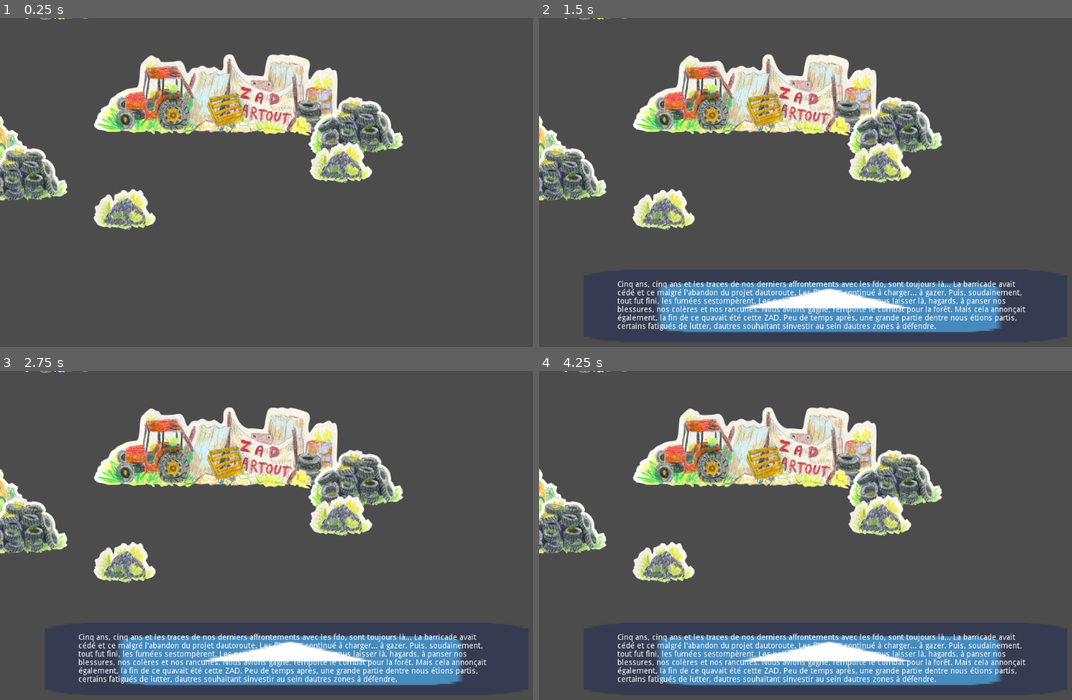
Above: before the commit, frames 1-4 (two rows, left to right).
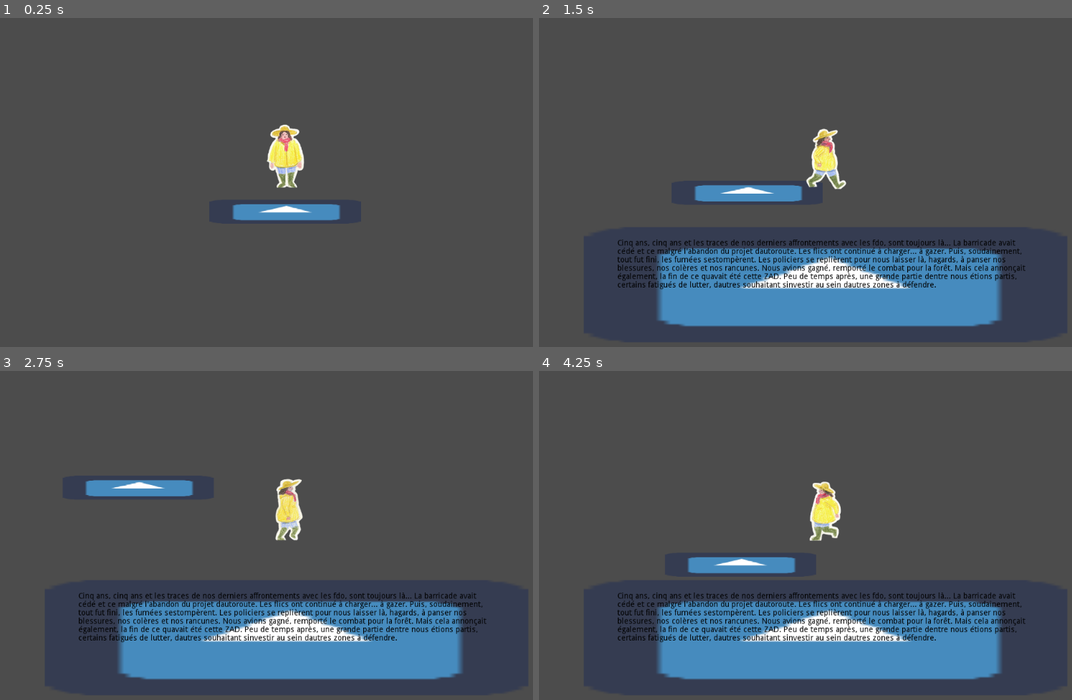
Above: after the commit, the same moments.

Repository: Paulette005/GGJ2021-ZAD
Game: Godot game, scene res://DGodot/scenes/ScenePrincipale_Zad.tscn
Same seed, same stepped clock (60 frames per second), same inputs: the game is played once before the commit and once after it. The engine's default icon, where the game draws it, is replaced by a stand-in: a white triangle on a blue panel in a dark square.
Inputs:
- Up to frame 1 (0.25 s): no input
- Up to frame 2 (1.5 s): tap Enter (ui_accept) at 0.5, 0.77 s; hold Right (ui_right) 0.53-1.28 s; hold Down (ui_down) from 1.28 s (still down)
- Up to frame 3 (2.75 s): tap Enter (ui_accept) at 1.52 s; release Down (ui_down) at 2.03 s; hold Right (ui_right) from 2.03 s (still down)
- Up to frame 4 (4.25 s): release Right (ui_right) at 2.78 s; hold Up (ui_up) 2.78-3.53 s; tap Enter (ui_accept) at 3.02, 3.77 s; hold Left (ui_left) from 3.53 s (still down)

The runs differ from the first frame. In frame 1, 15% of the frame differs, in the area x 0-76%, y 0-65%; in frame 2, 29%; in frame 3, 29%; in frame 4, 29%, in the area x 0-92%, y 0-96%.
Error before the commit: Invalid get index 'global_position' (on base: 'null instance'). (res://DGodot/scripts/Camera2D.gd:10)

Commit message:
rajout

Diff:
--- a/DGodot/scenes/BoiteDialogues.tscn
+++ b/DGodot/scenes/BoiteDialogues.tscn
@@ -15,7 +15,7 @@
 anchor_right = 1.0
 anchor_bottom = 1.0
 margin_left = 80.0
-margin_top = -150.0
+margin_top = -226.0
 margin_right = -80.0
 margin_bottom = -20.0
 script = ExtResource( 2 )
@@ -37,9 +37,10 @@
 anchor_right = 1.0
 anchor_bottom = 0.5
 margin_left = 60.0
-margin_top = -45.0
+margin_top = -81.0
 margin_right = -60.0
-margin_bottom = 45.0
+margin_bottom = 83.0
+custom_colors/default_color = Color( 0, 0, 0, 1 )
 bbcode_text = "Voici du texte pour faire un test."
 text = "Voici du texte pour faire un test."
 __meta__ = {
--- a/DGodot/scenes/Player.tscn
+++ b/DGodot/scenes/Player.tscn
@@ -37,7 +37,7 @@
 [node name="CollisionPolygon2D" type="CollisionPolygon2D" parent="."]
 position = Vector2( 2.56079, -21.9952 )
 scale = Vector2( 1.13946, 3.10827 )
-polygon = PoolVector2Array( 6.65417, 2.19011, 23.6439, 8.56126, -1.12241, 9.87706, -23.7858, 8.32529, -9.1557, 1.01027 )
+polygon = PoolVector2Array( 11.2204, -1.32135, 18.2571, 8.4238, -1.28938, 8.71042, -21.6178, 7.70724, -14.1901, -1.03473 )
 
 [node name="Marche" type="AudioStreamPlayer" parent="."]
 stream = ExtResource( 10 )
--- a/DGodot/scenes/ScenePrincipale_Zad.tscn
+++ b/DGodot/scenes/ScenePrincipale_Zad.tscn
@@ -7,11 +7,12 @@
 [ext_resource path="res://DGodot/scenes/BoiteDialogues.tscn" type="PackedScene" id=5]
 [ext_resource path="res://DGodot/scripts/Interactions.gd" type="Script" id=6]
 [ext_resource path="res://DGodot/scripts/RetourMenu.gd" type="Script" id=7]
-[ext_resource path="res://DGodot/scenes/Souvenirs/Ruines.tscn" type="PackedScene" id=8]
+[ext_resource path="res://DGodot/scenes/Souvenirs/Ruines_Remise.tscn" type="PackedScene" id=8]
 [ext_resource path="res://DGodot/scenes/Souvenirs/Habitations.tscn" type="PackedScene" id=9]
 [ext_resource path="res://DGodot/scenes/Souvenirs/FourPain.tscn" type="PackedScene" id=10]
-[ext_resource path="res://DGodot/scenes/Souvenirs/RuinesChampi.tscn" type="PackedScene" id=11]
+[ext_resource path="res://DGodot/scenes/Souvenirs/Compost.tscn" type="PackedScene" id=11]
 [ext_resource path="res://DGodot/scenes/Souvenirs/Barricades.tscn" type="PackedScene" id=12]
+[ext_resource path="res://DGodot/scenes/Souvenirs/CoinFeu.tscn" type="PackedScene" id=13]
 [ext_resource path="res://DGodot/audio/Ambiance/AmbianceForetV1.ogg" type="AudioStream" id=15]
 
 [node name="Node2D" type="Node2D"]
@@ -25,45 +26,46 @@
 [node name="Camera2D" type="Camera2D" parent="."]
 current = true
 zoom = Vector2( 1.5, 1.5 )
-limit_left = -1000
-limit_top = -1000
-limit_right = 1000
-limit_bottom = 1000
+limit_left = -10000
+limit_top = -10000
+limit_right = 10000
+limit_bottom = 10000
 limit_smoothed = true
 editor_draw_limits = true
 script = ExtResource( 3 )
 
-[node name="YSort" type="YSort" parent="."]
-
-[node name="Player" parent="YSort" instance=ExtResource( 1 )]
+[node name="Player" parent="." instance=ExtResource( 1 )]
 position = Vector2( 491.043, 881.952 )
 script = ExtResource( 2 )
 
-[node name="RuinesChampi" parent="YSort" instance=ExtResource( 11 )]
+[node name="Barricades" parent="." instance=ExtResource( 12 )]
+position = Vector2( -175.66, -243.965 )
+script = ExtResource( 6 )
+
+[node name="FourPain" parent="." instance=ExtResource( 10 )]
+position = Vector2( -2242.03, -1655.17 )
+script = ExtResource( 6 )
+
+[node name="Compost" parent="." instance=ExtResource( 11 )]
 position = Vector2( -1704.15, 803.271 )
 script = ExtResource( 6 )
 
-[node name="Barricades" parent="YSort" instance=ExtResource( 12 )]
-position = Vector2( -175.66, -243.965 )
-script = ExtResource( 6 )
-
-[node name="FourPain" parent="YSort" instance=ExtResource( 10 )]
-position = Vector2( -2242.03, -1655.17 )
-script = ExtResource( 6 )
-
-[node name="Habitations" parent="YSort" instance=ExtResource( 9 )]
+[node name="Habitations" parent="." instance=ExtResource( 9 )]
 position = Vector2( 136.988, -1278.14 )
 script = ExtResource( 6 )
 
-[node name="Ruines" parent="YSort" instance=ExtResource( 8 )]
+[node name="Ruines_Remise" parent="." instance=ExtResource( 8 )]
 position = Vector2( 1280.5, -396.197 )
 script = ExtResource( 6 )
 
-[node name="Route" parent="YSort" instance=ExtResource( 4 )]
+[node name="Route" parent="." instance=ExtResource( 4 )]
 position = Vector2( 487.413, 951.367 )
 scale = Vector2( 6.33936, 1 )
 script = ExtResource( 6 )
 
+[node name="CoinFeu" parent="." instance=ExtResource( 13 )]
+position = Vector2( -984.867, -2074.43 )
+
 [node name="Ambiance" type="AudioStreamPlayer2D" parent="."]
 stream = ExtResource( 15 )
 autoplay = true
--- a/DGodot/scenes/Souvenirs/Barricades.tscn
+++ b/DGodot/scenes/Souvenirs/Barricades.tscn
@@ -8,58 +8,109 @@
 [ext_resource path="res://DGodot/assets/ZoneSouvenirs/barricades/barricades6.png" type="Texture" id=6]
 [ext_resource path="res://DGodot/assets/ZoneSouvenirs/barricades/barricades2.png" type="Texture" id=7]
 [ext_resource path="res://DGodot/assets/ZoneSouvenirs/barricades/barricades5.png" type="Texture" id=8]
+[ext_resource path="res://DGodot/scripts/z_index.gd" type="Script" id=9]
 
-[sub_resource type="CircleShape2D" id=1]
-radius = 461.822
+[sub_resource type="RectangleShape2D" id=1]
+extents = Vector2( 292.518, 38.7633 )
 
-[node name="Barricades" type="Sprite"]
+[sub_resource type="RectangleShape2D" id=2]
+extents = Vector2( 95.8665, 32.1027 )
+
+[sub_resource type="RectangleShape2D" id=3]
+extents = Vector2( 44.3658, 18.1713 )
+
+[node name="Barricades" type="Node2D"]
 position = Vector2( 596.023, 235.896 )
-texture = ExtResource( 1 )
 script = ExtResource( 2 )
 IDSouvenirs = 1
 
+[node name="Sprite10" type="Sprite" parent="."]
+texture = ExtResource( 1 )
+script = ExtResource( 9 )
+
 [node name="Sprite5" type="Sprite" parent="."]
-position = Vector2( -644.755, 130.742 )
+position = Vector2( -676.827, 107.579 )
 texture = ExtResource( 7 )
+script = ExtResource( 9 )
 
 [node name="Sprite" type="Sprite" parent="."]
-position = Vector2( -538.095, 211.393 )
+position = Vector2( -520.277, 234.556 )
 texture = ExtResource( 6 )
+script = ExtResource( 9 )
 
 [node name="Sprite8" type="Sprite" parent="."]
-position = Vector2( -996.818, 13.1799 )
+position = Vector2( -1028.89, 4.27097 )
 texture = ExtResource( 6 )
+script = ExtResource( 9 )
 
 [node name="Sprite2" type="Sprite" parent="."]
-position = Vector2( 361.33, 83.9774 )
+position = Vector2( 509.219, 101.795 )
 texture = ExtResource( 6 )
+script = ExtResource( 9 )
 
 [node name="Sprite3" type="Sprite" parent="."]
-position = Vector2( 321.366, 182 )
+position = Vector2( 324.93, 251.49 )
 texture = ExtResource( 3 )
+script = ExtResource( 9 )
 
 [node name="Sprite4" type="Sprite" parent="."]
-position = Vector2( -258.145, 307.421 )
+position = Vector2( -243.891, 330.584 )
 texture = ExtResource( 3 )
+script = ExtResource( 9 )
 
 [node name="Sprite6" type="Sprite" parent="."]
 position = Vector2( -392.823, -286.719 )
 texture = ExtResource( 5 )
+script = ExtResource( 9 )
 
 [node name="Sprite7" type="Sprite" parent="."]
 position = Vector2( -586.823, -256.719 )
 texture = ExtResource( 4 )
+script = ExtResource( 9 )
 
 [node name="Sprite9" type="Sprite" parent="."]
 position = Vector2( 492.579, -334.244 )
 texture = ExtResource( 8 )
+script = ExtResource( 9 )
+
+[node name="StaticBody2D" type="StaticBody2D" parent="."]
+position = Vector2( 0.75, 0.25 )
+
+[node name="CollisionShape2D2" type="CollisionShape2D" parent="StaticBody2D"]
+position = Vector2( 8.90894, 41.8722 )
+shape = SubResource( 1 )
+
+[node name="CollisionShape2D" type="CollisionShape2D" parent="StaticBody2D"]
+position = Vector2( 505.08, 126.478 )
+shape = SubResource( 2 )
+
+[node name="CollisionShape2D5" type="CollisionShape2D" parent="StaticBody2D"]
+position = Vector2( -523.095, 258.051 )
+shape = SubResource( 2 )
+
+[node name="CollisionShape2D6" type="CollisionShape2D" parent="StaticBody2D"]
+position = Vector2( -1030.8, 28.1204 )
+shape = SubResource( 2 )
+
+[node name="CollisionShape2D3" type="CollisionShape2D" parent="StaticBody2D"]
+position = Vector2( -240.638, 346.155 )
+shape = SubResource( 3 )
+
+[node name="CollisionShape2D4" type="CollisionShape2D" parent="StaticBody2D"]
+position = Vector2( 326.205, 265.705 )
+shape = SubResource( 3 )
+
+[node name="CollisionPolygon2D" type="CollisionPolygon2D" parent="StaticBody2D"]
+polygon = PoolVector2Array( -619.171, 121.025, -680.643, 151.315, -732.315, 166.461, -769.733, 143.297, -771.514, 120.134, -737.66, 104.098, -611.153, 90.7341, -607.589, 118.352 )
+
+[node name="CollisionPolygon2D2" type="CollisionPolygon2D" parent="StaticBody2D"]
+polygon = PoolVector2Array( -320.636, -234.121, -390.372, -224.104, -472.465, -219.432, -509.84, -221.434, -561.899, -226.106, -635.315, -219.432, -676.695, -216.095, -679.78, -244.031, -652.88, -254.414, -645.329, -276.595, -556.56, -272.158, -525.929, -282.73, -519.794, -309.159, -417.855, -308.215, -309.781, -306.799 )
+
+[node name="CollisionPolygon2D3" type="CollisionPolygon2D" parent="StaticBody2D"]
+polygon = PoolVector2Array( 380.288, -258.543, 402.651, -330.195, 494.693, -332.439, 613.112, -333.001, 640.809, -307.313, 666.264, -297.414, 660.254, -280.443, 655.304, -262.059, 584.396, -256.023, 479.822, -256.023 )
 
 [node name="Area2D" type="Area2D" parent="."]
-position = Vector2( 0.75, 0.25 )
-
-[node name="CollisionShape2D" type="CollisionShape2D" parent="Area2D"]
-position = Vector2( -112, 28 )
-shape = SubResource( 1 )
+visible = false
 
 [node name="CollisionPolygon2D" type="CollisionPolygon2D" parent="Area2D"]
-polygon = PoolVector2Array( -298.988, 72.7273, -199.207, -14.5807, -195.643, -66.2528, -122.59, -64.471, -104.772, -46.6531, -40.627, -59.1256, 50.2448, -34.1805, 125.08, -34.1805, 153.589, -87.6344, 208.825, -80.5072, 223.079, -21.7079, 278.315, -39.5259, 297.915, 44.2186, 353.15, 26.4006, 433.331, 62.0365, 460.058, 119.054, 367.405, 120.836, 367.405, 204.58, 285.442, 208.144, 271.188, 138.654, 264.06, 103.018, 194.57, 69.1637, 37.7721, 72.7273, -129.717, 72.7273 )
+polygon = PoolVector2Array( -73.3253, 195.932, 188.738, 203.492, 397.885, 150.575, 430.643, 72.46, 445.762, -71.171, 387.806, -171.965, 256.774, -219.842, -63.2459, -257.639, -347.988, -242.52, -544.536, -161.885, -549.576, 62.3806, -501.699, 135.456, -282.472, 203.492 )
--- /dev/null
+++ b/DGodot/scenes/Souvenirs/CoinFeu.tscn
@@ -0,0 +1,49 @@
+[gd_scene load_steps=6 format=2]
+
+[ext_resource path="res://DGodot/assets/ZoneSouvenirs/coinfeu/coinfeu2.png" type="Texture" id=1]
+[ext_resource path="res://DGodot/assets/ZoneSouvenirs/habitation/habitation2.png" type="Texture" id=2]
+[ext_resource path="res://DGodot/assets/ZoneSouvenirs/coinfeu/coinfeu3.png" type="Texture" id=3]
+[ext_resource path="res://DGodot/assets/ZoneSouvenirs/coinfeu/coinfeu1.png" type="Texture" id=4]
+[ext_resource path="res://DGodot/scripts/z_index.gd" type="Script" id=5]
+
+[node name="CoinFeu" type="Node2D"]
+
+[node name="Sprite" type="Sprite" parent="."]
+position = Vector2( 498.921, 475.465 )
+texture = ExtResource( 3 )
+script = ExtResource( 5 )
+
+[node name="Sprite2" type="Sprite" parent="."]
+position = Vector2( 192.036, 364.466 )
+texture = ExtResource( 4 )
+script = ExtResource( 5 )
+
+[node name="Sprite3" type="Sprite" parent="."]
+position = Vector2( 873.513, 209.763 )
+texture = ExtResource( 1 )
+script = ExtResource( 5 )
+
+[node name="Sprite4" type="Sprite" parent="."]
+position = Vector2( 361.092, -32.9628 )
+texture = ExtResource( 2 )
+script = ExtResource( 5 )
+
+[node name="Area2D" type="Area2D" parent="."]
+visible = false
+
+[node name="CollisionPolygon2D" type="CollisionPolygon2D" parent="Area2D"]
+polygon = PoolVector2Array( 598.869, 538.4, 224.293, 544.393, 105.926, 394.563, 152.374, 285.186, 345.655, 247.728, 601.866, 276.196, 735.215, 391.566 )
+
+[node name="StaticBody2D" type="StaticBody2D" parent="."]
+
+[node name="CollisionPolygon2D" type="CollisionPolygon2D" parent="StaticBody2D"]
+polygon = PoolVector2Array( 228.323, 398.46, 202.755, 410.947, 165.295, 404.406, 160.538, 360.406, 183.133, 355.054, 207.512, 354.46, 229.512, 364.568, 231.296, 388.947 )
+
+[node name="CollisionPolygon2D2" type="CollisionPolygon2D" parent="StaticBody2D"]
+polygon = PoolVector2Array( 333.237, -6.7435, 340.653, -25.2841, 352.837, -29.522, 357.605, -41.7058, 408.989, -43.8247, 418.524, -33.2301, 438.124, -31.6409, 435.475, -12.0408, 401.043, -7.80296, 352.307, -1.97592 )
+
+[node name="CollisionPolygon2D3" type="CollisionPolygon2D" parent="StaticBody2D"]
+polygon = PoolVector2Array( 888.386, 247.814, 870.427, 253.426, 832.825, 250.62, 822.722, 221.997, 812.059, 215.824, 804.763, 229.854, 773.895, 238.273, 754.813, 227.048, 751.446, 196.181, 753.161, 164.727, 769.405, 161.945, 791.293, 184.956, 810.937, 189.446, 844.049, 188.323, 872.562, 195.403, 899.05, 200.109, 900.734, 211.895, 909.713, 224.242, 940.02, 218.63, 960.224, 235.467, 984.892, 236.221, 1004.58, 235.22, 1002.58, 263.919, 956.295, 265.212, 928.795, 268.018, 900.734, 257.355 )
+
+[node name="CollisionPolygon2D4" type="CollisionPolygon2D" parent="StaticBody2D"]
+polygon = PoolVector2Array( 433.159, 496.152, 468.744, 513.008, 506.95, 511.135, 547.779, 499.898, 554.522, 476.299, 544.408, 454.948, 519.746, 442.722, 475.171, 444.969, 448.202, 451.712, 432.035, 469.182 )
--- a/DGodot/scenes/Souvenirs/RuinesChampi.tscn
+++ b/DGodot/scenes/Souvenirs/Compost.tscn
@@ -1,15 +1,19 @@
 [gd_scene load_steps=4 format=2]
 
-[ext_resource path="res://DGodot/assets/icon.png" type="Texture" id=1]
+[ext_resource path="res://DGodot/assets/ZoneSouvenirs/potager/potager.png" type="Texture" id=1]
 [ext_resource path="res://DGodot/scripts/IDSouvenirs.gd" type="Script" id=2]
 
 [sub_resource type="CircleShape2D" id=1]
 radius = 66.9972
 
-[node name="RuinesChampi" type="Sprite"]
-texture = ExtResource( 1 )
+[node name="Compost" type="Node2D"]
+position = Vector2( 170.057, 109.407 )
 script = ExtResource( 2 )
 IDSouvenirs = 2
+
+[node name="Sprite" type="Sprite" parent="."]
+position = Vector2( -3.77539, -5.66321 )
+texture = ExtResource( 1 )
 
 [node name="Area2D" type="Area2D" parent="."]
 position = Vector2( 0.75, 0.25 )
--- a/DGodot/scenes/Souvenirs/FourPain.tscn
+++ b/DGodot/scenes/Souvenirs/FourPain.tscn
@@ -1,29 +1,44 @@
-[gd_scene load_steps=6 format=2]
+[gd_scene load_steps=7 format=2]
 
 [ext_resource path="res://DGodot/assets/ZoneSouvenirs/cuisine/cuisine1.png" type="Texture" id=1]
 [ext_resource path="res://DGodot/scripts/IDSouvenirs.gd" type="Script" id=2]
 [ext_resource path="res://DGodot/assets/ZoneSouvenirs/barricades/barricades4.png" type="Texture" id=3]
 [ext_resource path="res://DGodot/assets/ZoneSouvenirs/cuisine/cuisine2.png" type="Texture" id=4]
+[ext_resource path="res://DGodot/scripts/z_index.gd" type="Script" id=5]
 
 [sub_resource type="CircleShape2D" id=1]
 radius = 262.831
 
-[node name="FourPain" type="Sprite"]
+[node name="FourPain" type="Node2D"]
 position = Vector2( 208.778, 381.637 )
-texture = ExtResource( 4 )
 script = ExtResource( 2 )
 IDSouvenirs = 3
+
+[node name="Sprite3" type="Sprite" parent="."]
+texture = ExtResource( 4 )
+script = ExtResource( 5 )
+
+[node name="Sprite2" type="Sprite" parent="."]
+position = Vector2( 365.922, -208.778 )
+texture = ExtResource( 3 )
+script = ExtResource( 5 )
+
+[node name="Sprite" type="Sprite" parent="."]
+position = Vector2( 452.839, -157.605 )
+texture = ExtResource( 1 )
+script = ExtResource( 5 )
 
 [node name="Area2D" type="Area2D" parent="."]
 position = Vector2( 0.75, 0.25 )
 
 [node name="CollisionShape2D" type="CollisionShape2D" parent="Area2D"]
+position = Vector2( 0, -0.445465 )
 shape = SubResource( 1 )
 
-[node name="Sprite2" type="Sprite" parent="."]
-position = Vector2( 365.922, -208.778 )
-texture = ExtResource( 3 )
+[node name="StaticBody2D" type="StaticBody2D" parent="."]
 
-[node name="Sprite" type="Sprite" parent="."]
-position = Vector2( 452.839, -157.605 )
-texture = ExtResource( 1 )
+[node name="CollisionPolygon2D" type="CollisionPolygon2D" parent="StaticBody2D"]
+polygon = PoolVector2Array( 77.2474, 44.2533, -14.3979, 62.7512, -100.932, 49.5987, -97.8142, 17.5263, -92.9142, -19.0005, -13.0631, -15.3369, 74.1293, -14.9915, 80.811, 13.0719 )
+
+[node name="CollisionPolygon2D2" type="CollisionPolygon2D" parent="StaticBody2D"]
+polygon = PoolVector2Array( 516.295, -104.028, 461.875, -110.935, 434.524, -109.746, 397.105, -117.271, 381.213, -143.228, 362.673, -150.115, 325.591, -145.347, 262.553, -142.698, 250.369, -162.828, 244.542, -225.337, 310.846, -229.262, 395.874, -231.045, 426.199, -225.099, 447.959, -206.796, 482.092, -197.153, 519.473, -185.607, 518.414, -130.515 )
--- a/DGodot/scenes/Souvenirs/Habitations.tscn
+++ b/DGodot/scenes/Souvenirs/Habitations.tscn
@@ -5,16 +5,34 @@
 [ext_resource path="res://DGodot/assets/ZoneSouvenirs/habitation/habitation2.png" type="Texture" id=3]
 [ext_resource path="res://DGodot/assets/ZoneSouvenirs/habitation/habitation3.png" type="Texture" id=4]
 [ext_resource path="res://DGodot/assets/ZoneSouvenirs/habitation/habitation1.png" type="Texture" id=5]
-[ext_resource path="res://DGodot/assets/Decors_elements/objetvarie2.png" type="Texture" id=6]
+[ext_resource path="res://DGodot/scripts/z_index.gd" type="Script" id=7]
 
 [sub_resource type="CircleShape2D" id=1]
 radius = 66.9972
 
-[node name="Habitations" type="Sprite"]
-position = Vector2( 143.961, 436.543 )
-texture = ExtResource( 5 )
+[node name="Habitations" type="Node2D"]
+position = Vector2( 143.961, 344.748 )
 script = ExtResource( 2 )
 IDSouvenirs = 5
+
+[node name="Sprite2" type="Sprite" parent="."]
+position = Vector2( 350.816, 90.3797 )
+texture = ExtResource( 4 )
+script = ExtResource( 7 )
+
+[node name="Sprite3" type="Sprite" parent="."]
+texture = ExtResource( 5 )
+script = ExtResource( 7 )
+
+[node name="Sprite5" type="Sprite" parent="."]
+position = Vector2( 678.221, -225.31 )
+texture = ExtResource( 1 )
+script = ExtResource( 7 )
+
+[node name="Sprite" type="Sprite" parent="."]
+position = Vector2( 754.741, -142.321 )
+texture = ExtResource( 3 )
+script = ExtResource( 7 )
 
 [node name="Area2D" type="Area2D" parent="."]
 position = Vector2( 0.75, 0.25 )
@@ -23,18 +41,13 @@
 position = Vector2( -21.4057, -4.75681 )
 shape = SubResource( 1 )
 
-[node name="Sprite5" type="Sprite" parent="."]
-position = Vector2( 678.221, -225.31 )
-texture = ExtResource( 1 )
+[node name="StaticBody2D" type="StaticBody2D" parent="."]
 
-[node name="Sprite" type="Sprite" parent="."]
-position = Vector2( 754.741, -142.321 )
-texture = ExtResource( 3 )
+[node name="CollisionPolygon2D" type="CollisionPolygon2D" parent="StaticBody2D"]
+polygon = PoolVector2Array( -111.086, 53.9367, -111.544, 16.4362, -110.483, -3.36276, -52.2298, -3.04636, -2.3492, -4.79709, 23.1598, 17.1433, 50.4319, 36.0785, 61.1468, 57.1115, 25.4303, 58.6989, -23.7791, 61.8737, -73.9553, 57.6351 )
 
-[node name="Sprite2" type="Sprite" parent="."]
-position = Vector2( 350.816, 90.3797 )
-texture = ExtResource( 4 )
+[node name="CollisionPolygon2D2" type="CollisionPolygon2D" parent="StaticBody2D"]
+polygon = PoolVector2Array( 571.143, -158.439, 592.71, -231.978, 664.834, -227.028, 680.744, -225.968, 698.422, -236.221, 798.478, -217.129, 811.913, -207.229, 834.768, -202.321, 853.632, -189.905, 846.914, -159.5, 827.116, -125.205, 798.478, -115.305, 744.03, -114.952, 723.171, -138.993, 698.422, -147.633, 655.72, -151.379, 602.256, -154.903 )
 
-[node name="Sprite4" type="Sprite" parent="."]
-position = Vector2( 204.544, -88.0013 )
-texture = ExtResource( 6 )
+[node name="CollisionPolygon2D3" type="CollisionPolygon2D" parent="StaticBody2D"]
+polygon = PoolVector2Array( 316.375, 146.193, 394.286, 84.762, 365.819, 57.7924, 276.669, 122.969 )
--- a/DGodot/scenes/Souvenirs/Route.tscn
+++ b/DGodot/scenes/Souvenirs/Route.tscn
@@ -6,9 +6,11 @@
 [sub_resource type="CircleShape2D" id=1]
 radius = 66.9972
 
-[node name="Route" type="Sprite"]
+[node name="Route" type="Node2D"]
+script = ExtResource( 2 )
+
+[node name="Sprite" type="Sprite" parent="."]
 texture = ExtResource( 1 )
-script = ExtResource( 2 )
 
 [node name="Area2D" type="Area2D" parent="."]
 position = Vector2( 0.75, 0.25 )
--- a/DGodot/scenes/Souvenirs/Ruines.tscn
+++ /dev/null
@@ -1,18 +0,0 @@
-[gd_scene load_steps=4 format=2]
-
-[ext_resource path="res://DGodot/assets/icon.png" type="Texture" id=1]
-[ext_resource path="res://DGodot/scripts/IDSouvenirs.gd" type="Script" id=2]
-
-[sub_resource type="CircleShape2D" id=1]
-radius = 66.9972
-
-[node name="Ruines" type="Sprite"]
-texture = ExtResource( 1 )
-script = ExtResource( 2 )
-IDSouvenirs = 4
-
-[node name="Area2D" type="Area2D" parent="."]
-position = Vector2( 0.75, 0.25 )
-
-[node name="CollisionShape2D" type="CollisionShape2D" parent="Area2D"]
-shape = SubResource( 1 )
--- /dev/null
+++ b/DGodot/scenes/Souvenirs/Ruines_Remise.tscn
@@ -0,0 +1,37 @@
+[gd_scene load_steps=6 format=2]
+
+[ext_resource path="res://DGodot/assets/ZoneSouvenirs/remise/remise2.png" type="Texture" id=1]
+[ext_resource path="res://DGodot/scripts/IDSouvenirs.gd" type="Script" id=2]
+[ext_resource path="res://DGodot/assets/ZoneSouvenirs/remise/remise1.png" type="Texture" id=3]
+[ext_resource path="res://DGodot/scripts/z_index.gd" type="Script" id=4]
+
+[sub_resource type="CircleShape2D" id=1]
+radius = 66.9972
+
+[node name="Ruines_Remise" type="Node2D"]
+position = Vector2( 165.482, 458.611 )
+script = ExtResource( 2 )
+IDSouvenirs = 4
+
+[node name="Sprite2" type="Sprite" parent="."]
+texture = ExtResource( 3 )
+script = ExtResource( 4 )
+
+[node name="Sprite" type="Sprite" parent="."]
+position = Vector2( 668.385, -306.738 )
+texture = ExtResource( 1 )
+script = ExtResource( 4 )
+
+[node name="Area2D" type="Area2D" parent="."]
+position = Vector2( 0.75, 0.25 )
+
+[node name="CollisionShape2D" type="CollisionShape2D" parent="Area2D"]
+shape = SubResource( 1 )
+
+[node name="StaticBody2D" type="StaticBody2D" parent="."]
+
+[node name="CollisionPolygon2D" type="CollisionPolygon2D" parent="StaticBody2D"]
+polygon = PoolVector2Array( -139.443, 52.0986, -138.516, 10.3954, -135.033, -13.1023, -61.6425, -4.59784, -27.6246, -0.503113, 25.2921, -0.503113, 65.2946, -0.503113, 116.636, 4.22159, 119.471, 32.8848, 126.086, 39.4994, 123.704, 53.2069, 82.9334, 58.3982, 60.2549, 65.3278, -18.8052, 71.3124, -75.488, 63.3152 )
+
+[node name="CollisionPolygon2D2" type="CollisionPolygon2D" parent="StaticBody2D"]
+polygon = PoolVector2Array( 493.767, -136.116, 493.767, -225.55, 489.388, -346.938, 493.096, -414.744, 552.426, -452.355, 710.816, -438.582, 712.935, -312.506, 744.189, -241.522, 695.996, -182.168, 664.518, -142.611, 638.518, -129.611, 581.867, -126.772 )
--- a/DGodot/scripts/IDSouvenirs.gd
+++ b/DGodot/scripts/IDSouvenirs.gd
@@ -1,3 +1,3 @@
-extends Sprite
+extends Node2D
 
 export var IDSouvenirs = 0
--- a/DGodot/scripts/Interactions.gd
+++ b/DGodot/scripts/Interactions.gd
@@ -1,4 +1,4 @@
-extends Sprite
+extends Node2D
 
 var playerZone = false
 var IDSouvenirs
Not shown: 1 places in DGodot/scenes/ScenePrincipale_Zad.tscn that only renumber resources
Not shown: 1 places in DGodot/scenes/Souvenirs/Barricades.tscn that only renumber resources
